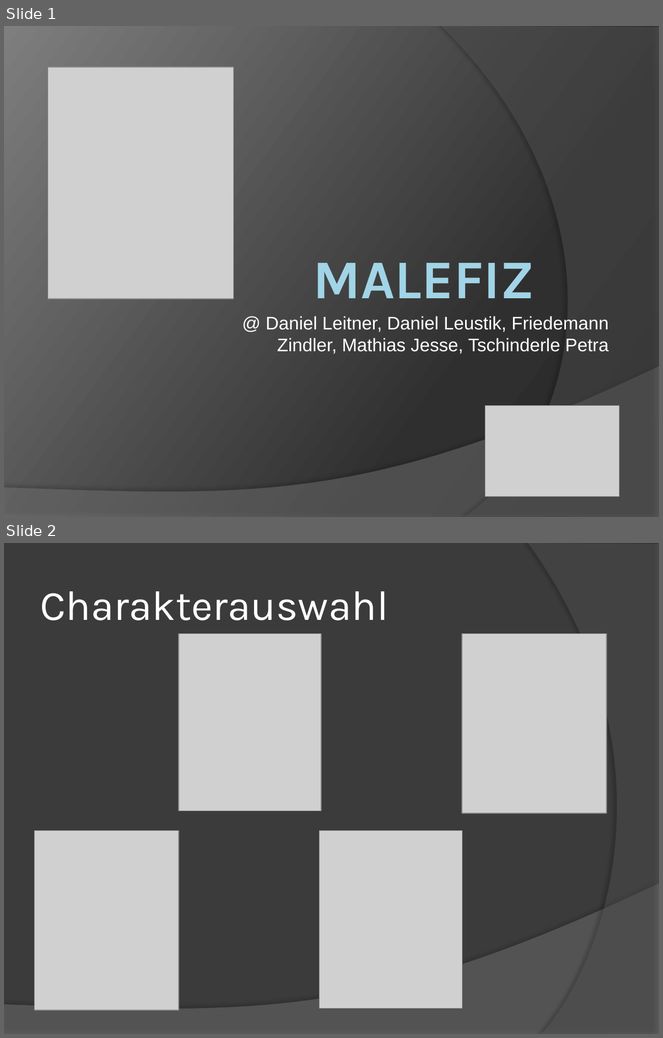
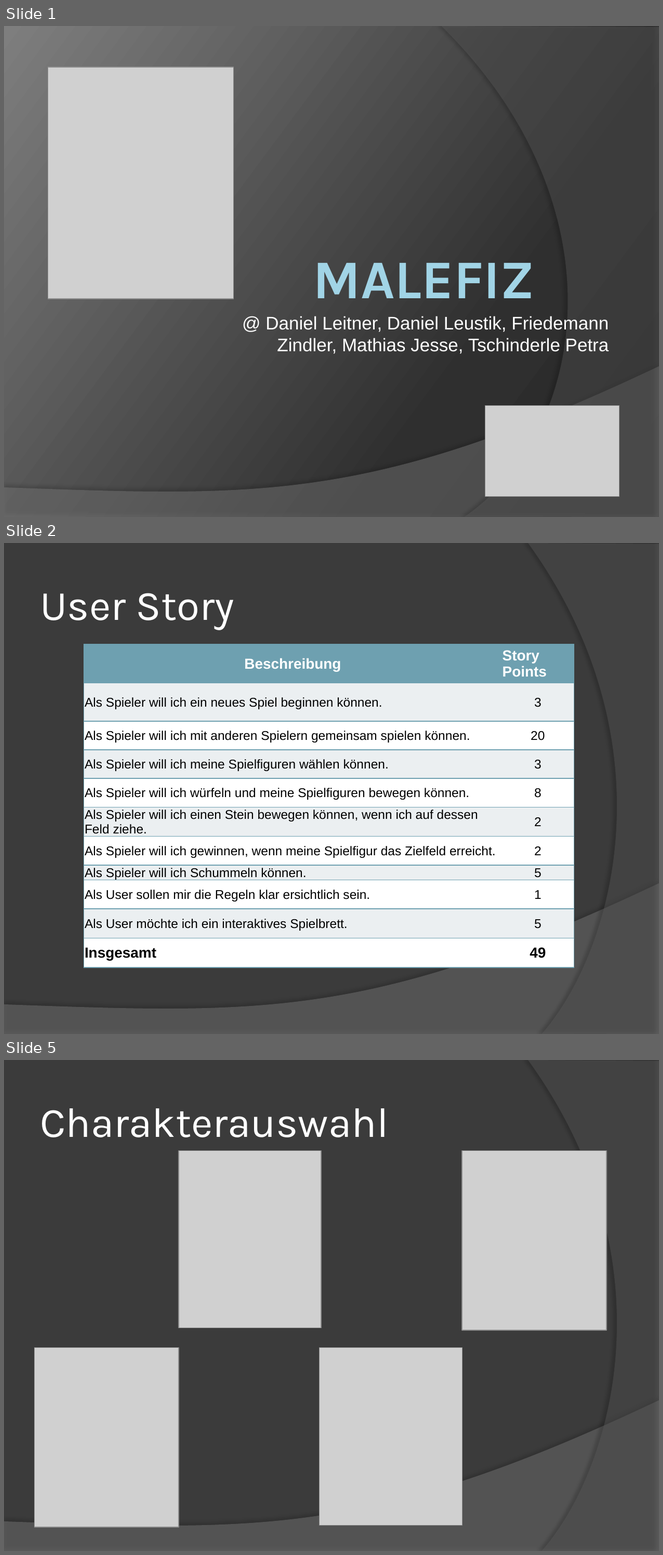
Before and after one commit to daleitner/SE2_Project, a slide deck: Malefiz.pptx. Shown one above the other, each under a label of ours: slides 1 and 2 before the commit, slides 1, 2 and 5 after it; the slides between them are not shown. The pictures are 663x1038 and 663x1555 pixels, drawn with LibreOffice and Linux fonts; fonts in the diff are those of the drawing; grey boxes stand for pictures. Boxes give left, top, right and bottom in pixels: in the first picture for what was removed or moved away, otherwise in the second. Text is boxed around its words. In the diff, an @@ line names an element or a change of style, - is before the commit and + after.

Commit message:
powerpoint

```diff
--- a/Malefiz.pptx
+++ b/Malefiz.pptx
@@ slide 2 added at [4,543,659,1034], background #3B3B3B; not listed: 2 template elements that a slide beside it also shows @@
@@ title added at [40,593,234,630], 46 pt, text #FFFFFF @@
+User Story
@@ table added at [84,644,574,971], 11 rows, 2 columns @@
+Beschreibung | Story Points
+Als Spieler will ich ein neues Spiel beginnen können. | 3
+Als Spieler will ich mit anderen Spielern gemeinsam spielen können. | 20
+Als Spieler will ich meine Spielfiguren wählen können. | 3
+Als Spieler will ich würfeln und meine Spielfiguren bewegen können. | 8
+Als Spieler will ich einen Stein bewegen können, wenn ich auf dessen Feld ziehe. | 2
+Als Spieler will ich gewinnen, wenn meine Spielfigur das Zielfeld erreicht. | 2
+Als Spieler will ich Schummeln können. | 5
+Als User sollen mir die Regeln klar ersichtlich sein. | 1
+Als User möchte ich ein interaktives Spielbrett. | 5
+Insgesamt | 49
@@ what was slide 2 is now slide 5 @@
```
Also in this commit, not shown: 2 other slides added.
